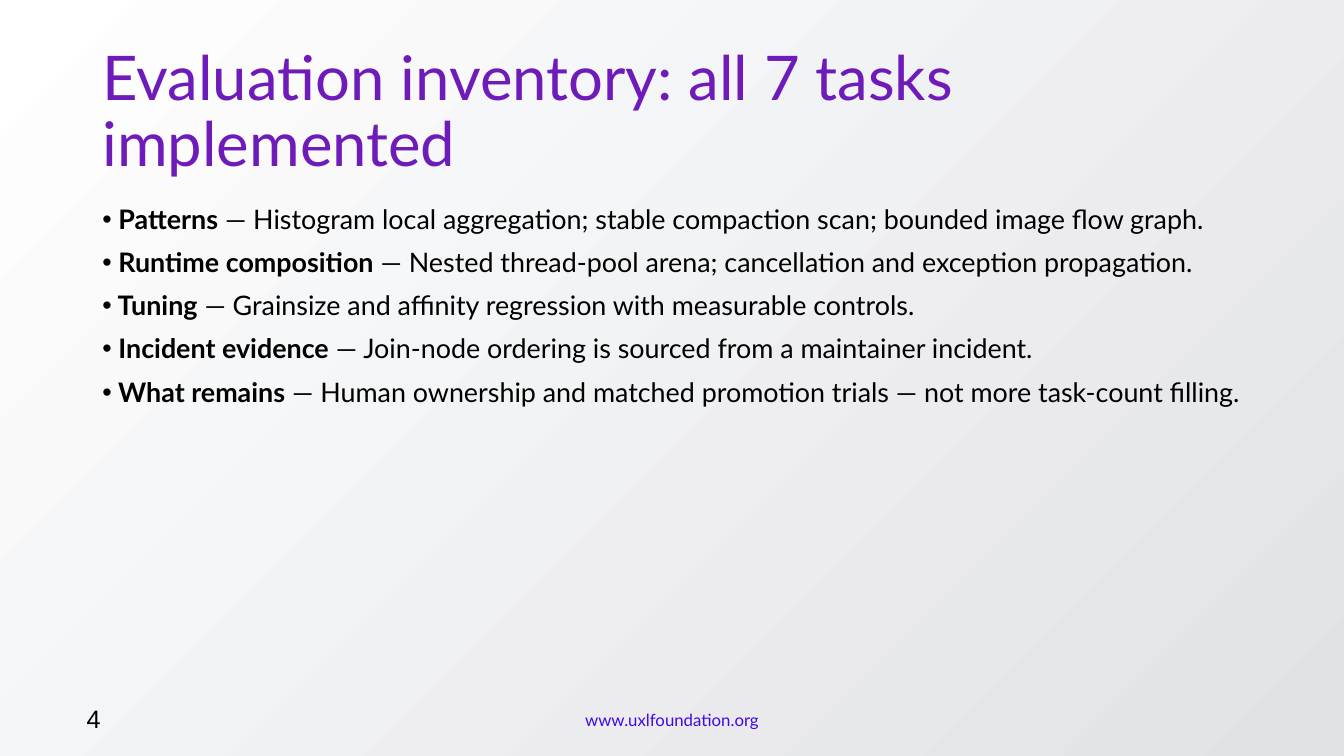
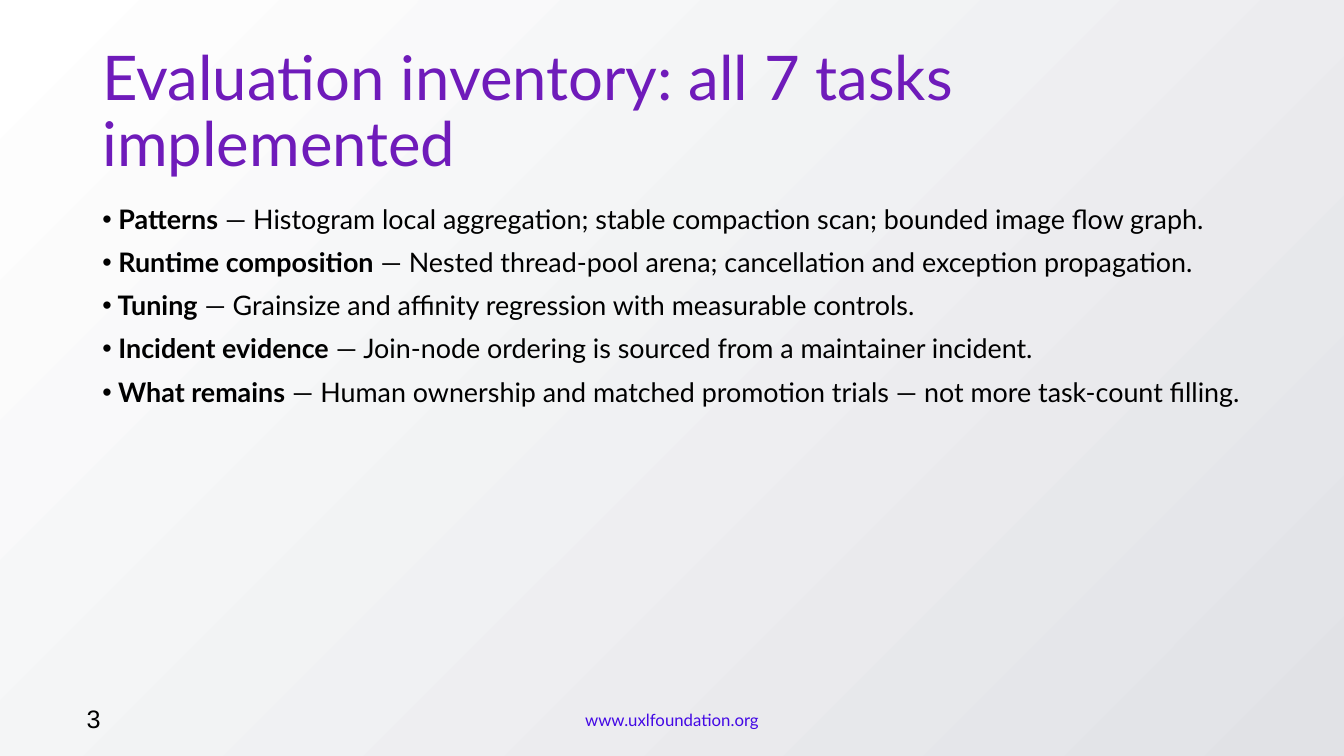
Before and after one commit to uxlfoundation/skills, a slide deck: slide 3 of evaluation/dashboard/public/decks/uxl-onetbb-maintainer-briefing.pptx (slide 4 before the commit). Drawn at 1344x756 pixels with LibreOffice and Linux fonts; fonts in the diff are those of the drawing; background and template pictures are left out. Boxes give left, top, right and bottom in pixels: in the first picture for what was removed or moved away, otherwise in the second. Text is boxed around its words. In the diff, an @@ line names an element or a change of style, - is before the commit and + after.

```diff
--- a/evaluation/dashboard/public/decks/uxl-onetbb-maintainer-briefing.pptx
+++ b/evaluation/dashboard/public/decks/uxl-onetbb-maintainer-briefing.pptx
@@ text at <box>87,710,101,729</box>: text changed @@
-4
+3
```
Also in this commit, not shown: 4 other slides changed, 1 slide removed, 22 other files.
